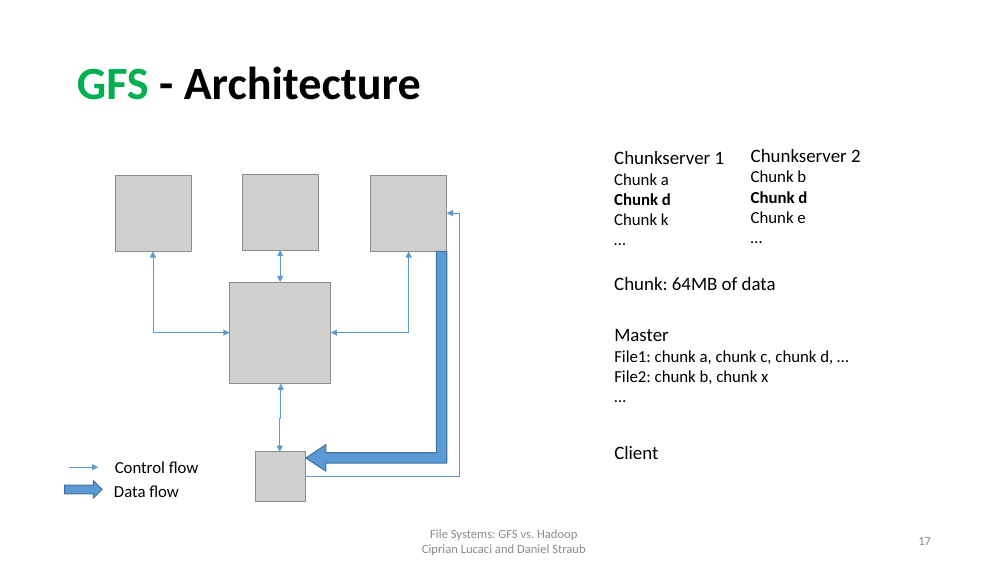
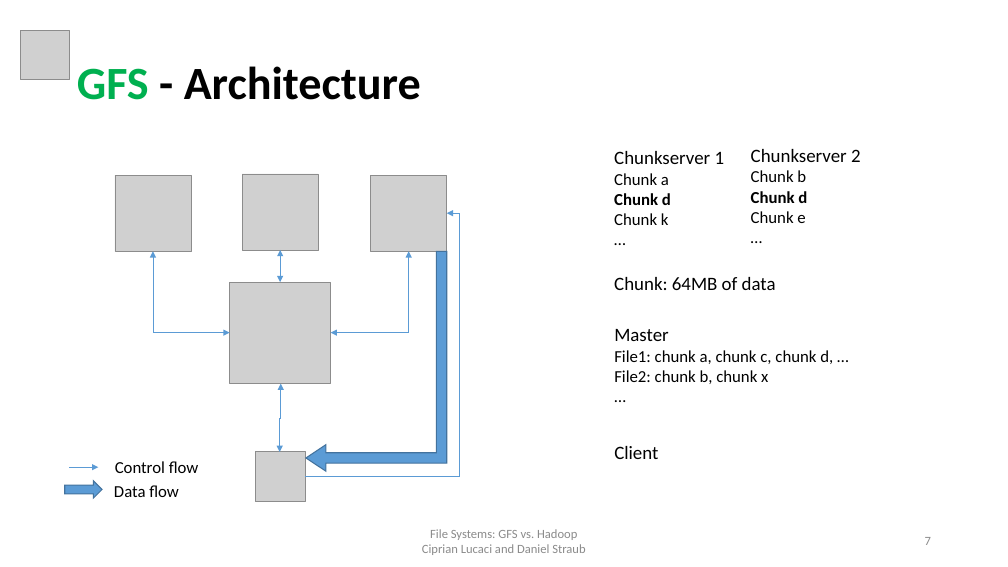
Before and after one commit to cipri7329/ss15-seminar, a slide deck: slide 7 of Presentation/DistributedFileSystems.pptx (slide 17 before the commit). Drawn at 1008x567 pixels with LibreOffice and Linux fonts; fonts in the diff are those of the drawing; grey boxes stand for pictures; background and template pictures are left out. Boxes give left, top, right and bottom in pixels: in the first picture for what was removed or moved away, otherwise in the second. Text is boxed around its words. In the diff, an @@ line names an element or a change of style, - is before the commit and + after.

```diff
--- a/Presentation/DistributedFileSystems.pptx
+++ b/Presentation/DistributedFileSystems.pptx
@@ picture added at (x1=20, y1=30, x2=69, y2=79) @@
@@ page number at (x1=925, y1=537, x2=931, y2=545): text changed @@
-17
+7
```
Also in this commit, not shown: 7 other slides changed, 11 slides removed.
